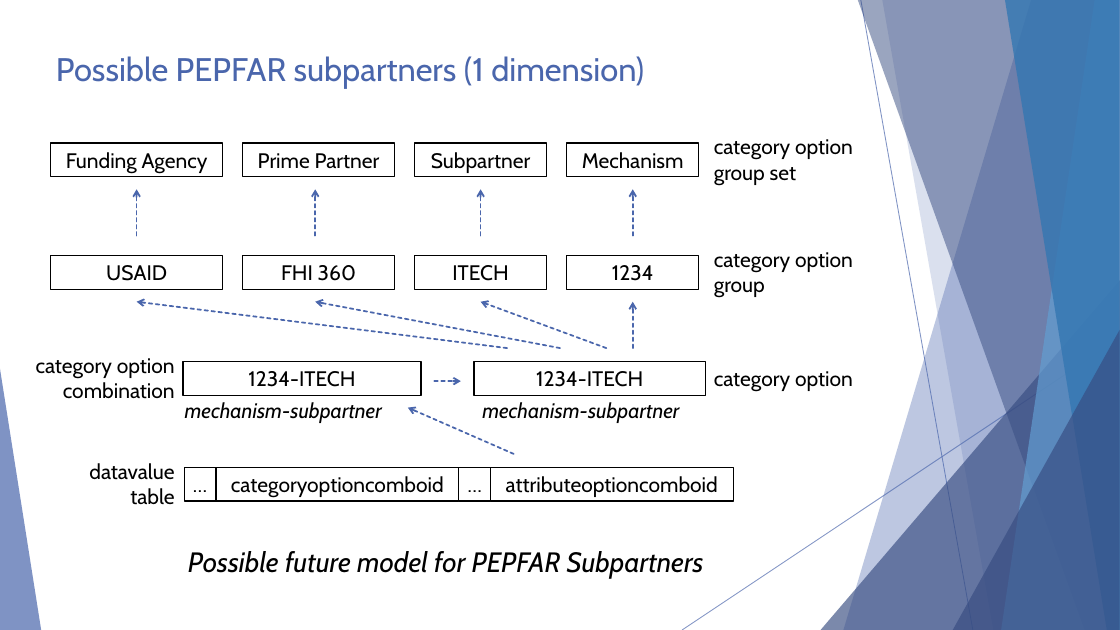
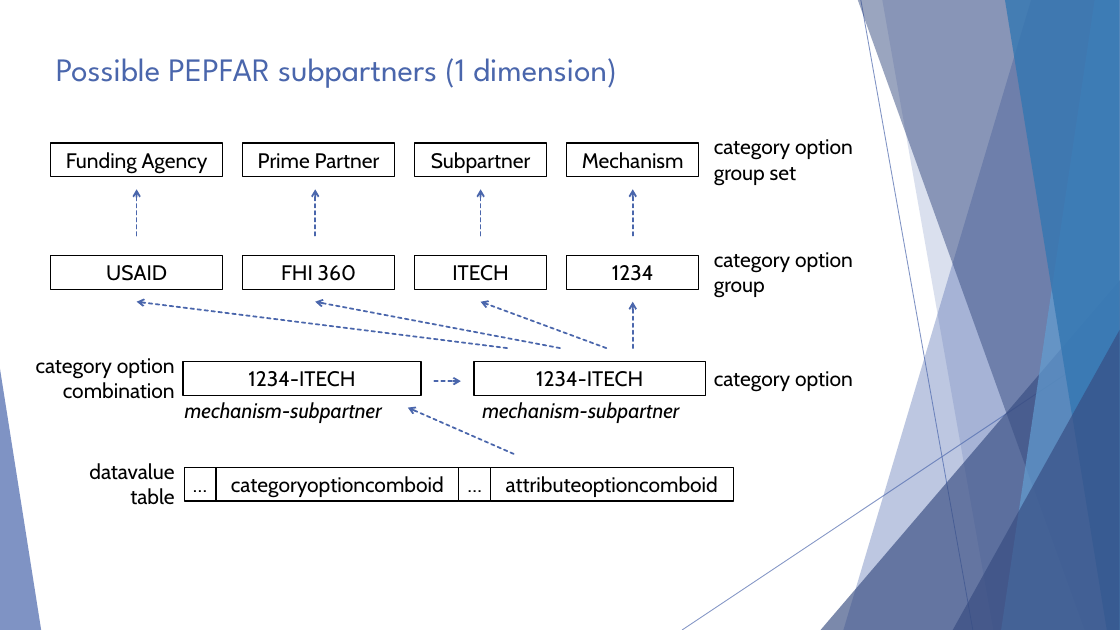
Before and after one commit to hispus/presentations, a slide deck: slide 23 of Complex_Data_Modelling/Complex_Data_Modelling.pptx. Drawn at 1120x630 pixels with LibreOffice and Linux fonts; fonts in the diff are those of the drawing; background and template pictures are left out. Boxes give left, top, right and bottom in pixels: in the first picture for what was removed or moved away, otherwise in the second. Text is boxed around its words. In the diff, an @@ line names an element or a change of style, - is before the commit and + after.

Commit message:
Updates Complex Data Modelling presentation

```diff
--- a/Complex_Data_Modelling/Complex_Data_Modelling.pptx
+++ b/Complex_Data_Modelling/Complex_Data_Modelling.pptx
@@ title "Possible PEPFAR subpartners (1 dimension)" at bbox=[56, 58, 617, 88]: font Cabin to League Spartan @@
@@ text removed at bbox=[188, 551, 704, 578] @@
-Possible future model for PEPFAR Subpartners
```
Also in this commit, not shown: 31 other slides changed, 1 other file.
